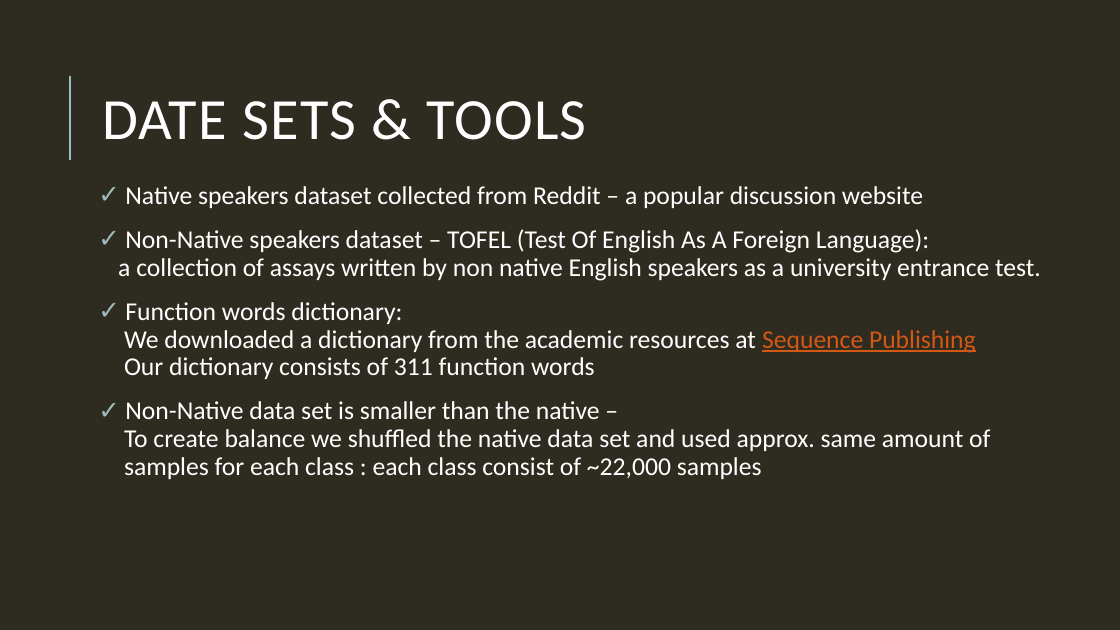
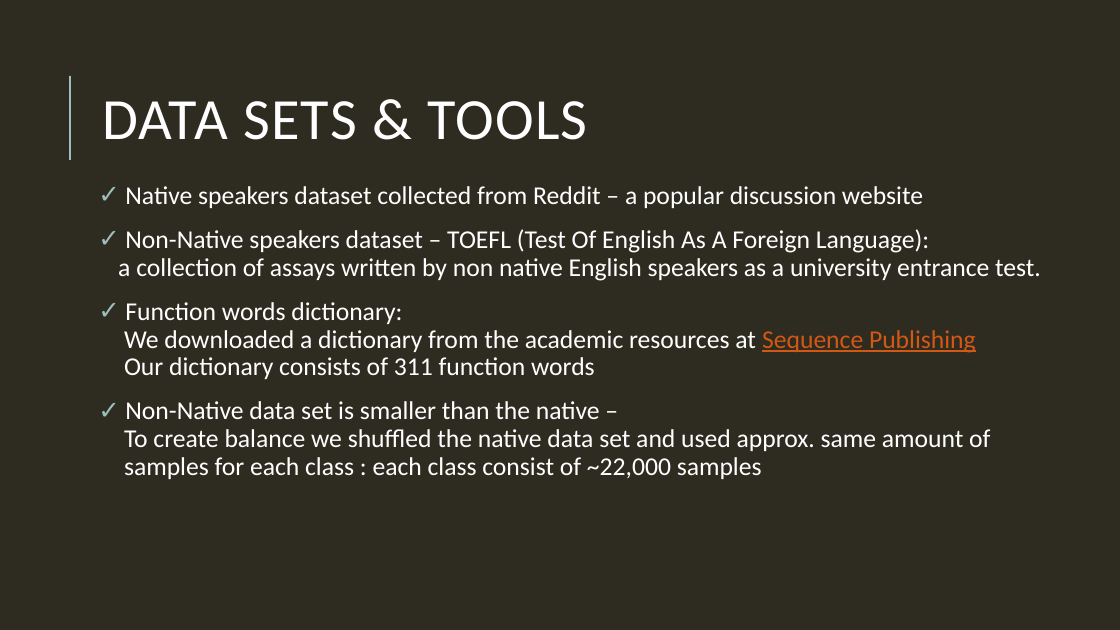
Before and after one commit to 2easy4wizzi/2017SeminarDataMining, a slide deck: slide 6 of misc/Native Language Classification.pptx. Drawn at 1120x630 pixels with LibreOffice and Linux fonts; fonts in the diff are those of the drawing; background and template pictures are left out. Boxes give left, top, right and bottom in pixels: in the first picture for what was removed or moved away, otherwise in the second. Text is boxed around its words. In the diff, an @@ line names an element or a change of style, - is before the commit and + after.

```diff
--- a/misc/Native Language Classification.pptx
+++ b/misc/Native Language Classification.pptx
@@ title at (102, 101, 588, 140): text changed @@
-DATE SETS & TOOLS
+DATA SETS & TOOLS
@@ text at (118, 229, 1041, 281): text changed @@
-✓ Non-Native speakers dataset – TOFEL (Test Of English As A Foreign Language):
-  a collection of assays written by non native English speakers as a university entrance test.
+✓ Non-Native speakers dataset – TOEFL (Test Of English As A Foreign Language):
+  a collection of assays written by non native English speakers as a university entrance test.
```
Also in this commit, not shown: 4 other slides changed.
